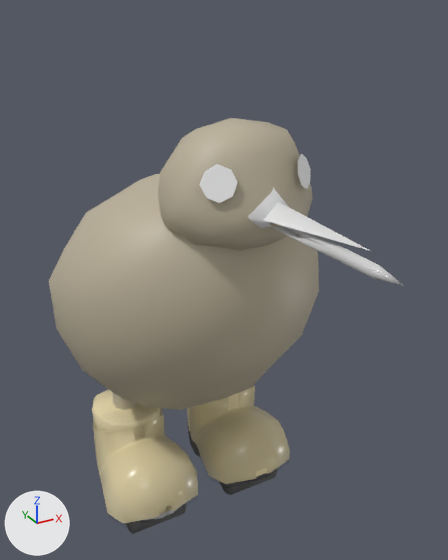
A saved change to the FBX model Assets/Models/kiwibirb.fbx.
Before and after are seen from a 50 mm lens placed at (-0.454, -0.933, 0.906), pointed at (0.02, -0.072, 0.476). Arrows for +X, +Y and +Z are at lower left; the lights stay in place. The older version comes first. Where no turn or scale is listed for an object, it has been applied to the vertices.

The first picture shows 'Beak', 'BeakToHead', 'Body', 'Crosstitch', 'Eye-Pupil-R', 'Head', 'Ugg-Left', 'Ugg-Left-Wheel-Front', 'Ugg-Left-Wheel-Rear', 'Ugg-Right', 'Ugg-Right-Wheel-Front', 'Uggs' and 2 more.
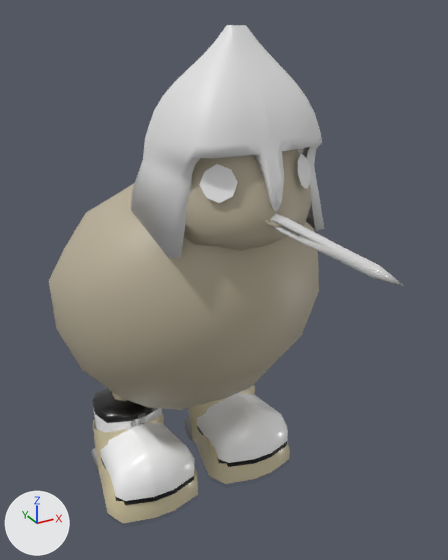
Changed parts and their boxes [x1, y1, x2, y2] in the pictures (448 x 560 px):
'Sphere', added: after [130, 25, 325, 259]
'Uggs', reshaped (mostly hidden before): before [92, 388, 270, 520]; after [91, 386, 288, 505]
'Beak', deleted: before [264, 202, 370, 251]
'BeakToHead', deleted: before [247, 187, 290, 228]
'Ugg-Right-Wheel-Front', deleted: before [126, 503, 186, 534]
'Ugg-Left-Wheel-Front', deleted: before [219, 468, 278, 495]
'Ugg-Left-Wheel-Rear', deleted (mostly hidden): before [189, 435, 200, 457]
part 1 of me_cube, rebuilt (14% wider, 11% shorter): before [92, 389, 181, 520]; after [93, 389, 195, 505]
part 2 of me_cube, rebuilt (mostly hidden before): before [187, 388, 270, 482]; after [197, 386, 288, 467]
part 3 of me_cube, added (mostly hidden): after [91, 448, 99, 472]
part 4 of me_cube, added (mostly hidden): after [184, 418, 193, 441]
'Ugg-Right', unchanged, covered by the edit: [93, 408, 198, 523] in both
'Ugg-Left', unchanged, covered by the edit: before [190, 385, 290, 484]; after [188, 385, 290, 484]

The change, as a diff of the scene's bpy script:
```diff
--- a/Assets/Models/kiwibirb.fbx.py
+++ b/Assets/Models/kiwibirb.fbx.py
@@ img_kiwibirb_rollerblade_texture_png @@
+img_kiwibirb_rollerblade_texture_png = load_image('Kiwibirb-Rollerblade-Texture.png', '../Textures/Kiwibirb-Rollerblade-Texture.png', 1024, 1024, 'sRGB')
@@ mat_rollerblades @@
+mat_rollerblades = principled_material('Rollerblades')
+mat_rollerblades.texture = img_kiwibirb_rollerblade_texture_png
+mat_rollerblades.roughness = 0.25
@@ me_cube @@
 # used by ob_uggs; location = (0.0, 0.0, 0.0)
-me_cube.from_pydata(...)  # 268 vertices, 262 faces; spans x -0.176..0.176, y -0.073..0.192, z 0.004..0.15
-me_cube.materials.append(mat_boots)  # picture img_kiwibirb_texture_png
+me_cube.from_pydata(...)  # 942 vertices, 904 faces; spans x -0.194..0.194, y -0.073..0.192, z -0.004..0.172
+# me_cube part 1: the loose piece of 134 vertices spanning x -0.176..-0.041, y -0.073..0.192, z 0.004..0.15 is rebuilt with 353 vertices and now spans x -0.194..-0.027, y -0.073..0.192, z 0.007..0.172, in mat_rollerblades (picture img_kiwibirb_rollerblade_texture_png)
+# me_cube part 2: the loose piece of 134 vertices spanning x 0.041..0.176, y -0.073..0.192, z 0.004..0.15 is rebuilt with 353 vertices and now spans x 0.027..0.194, y -0.073..0.192, z 0.007..0.172, in mat_rollerblades (picture img_kiwibirb_rollerblade_texture_png)
+# me_cube part 3: a new loose piece of 34 vertices spanning x -0.183..-0.121, y 0.1..0.152, z -0.004..0.047, in mat_rollerblades (picture img_kiwibirb_rollerblade_texture_png)
+# me_cube part 4: a new loose piece of 34 vertices spanning x 0.037..0.1, y 0.1..0.152, z -0.004..0.047, in mat_rollerblades (picture img_kiwibirb_rollerblade_texture_png)
+# other edits to the shape of me_cube do not show in these pictures
+me_cube.materials.append(mat_rollerblades)  # picture img_kiwibirb_rollerblade_texture_png
@@ me_sphere_002 @@
+me_sphere_002.from_pydata(...)  # 256 vertices, 230 faces; spans x -0.137..0.137, y -0.116..0.142, z -0.076..0.221
@@ ob_beaktohead @@
-ob_beaktohead = bpy.data.objects.new('BeakToHead', me_cube_004)
-ob_beaktohead.location = (0.0, 0.0, 0.0)
@@ ob_ugg_left_wheel_rear @@
-ob_ugg_left_wheel_rear = bpy.data.objects.new('Ugg-Left-Wheel-Rear', me_cylinder_003)
-ob_ugg_left_wheel_rear.location = (0.0, 0.0, 0.0)
@@ ob_beak @@
-ob_beak = bpy.data.objects.new('Beak', me_cone_004)
-ob_beak.location = (0.0, 0.0, 0.0)
@@ ob_ugg_left_wheel_front @@
-ob_ugg_left_wheel_front = bpy.data.objects.new('Ugg-Left-Wheel-Front', me_cylinder_004)
-ob_ugg_left_wheel_front.location = (0.0, 0.0, 0.0)
@@ ob_ugg_right_wheel_front @@
-ob_ugg_right_wheel_front = bpy.data.objects.new('Ugg-Right-Wheel-Front', me_cylinder_002)
-ob_ugg_right_wheel_front.location = (0.0, 0.0, 0.0)
@@ ob_sphere @@
+ob_sphere = bpy.data.objects.new('Sphere', me_sphere_002)
+ob_sphere.location = (0.0, -0.14, 0.664)
```
